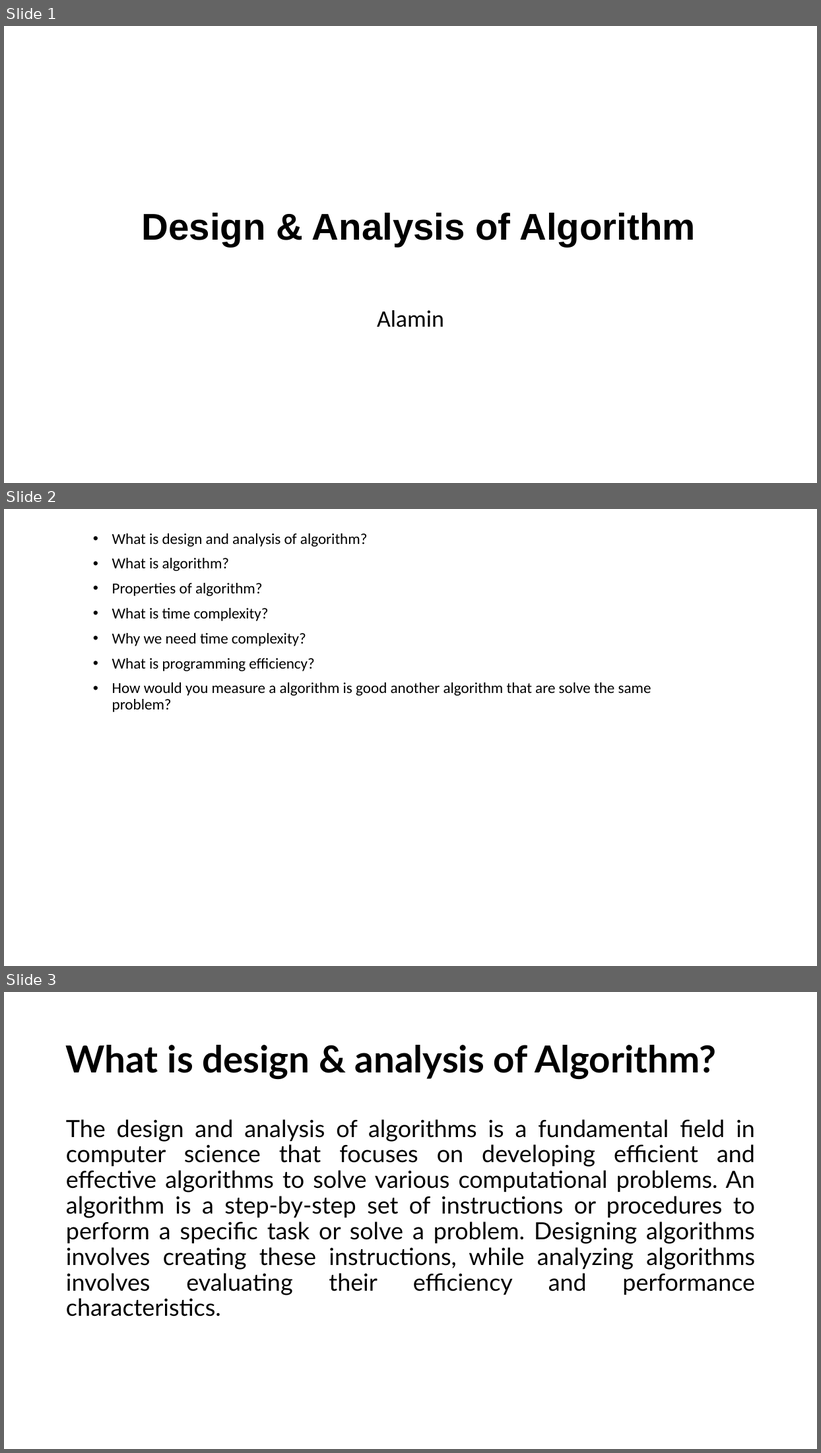
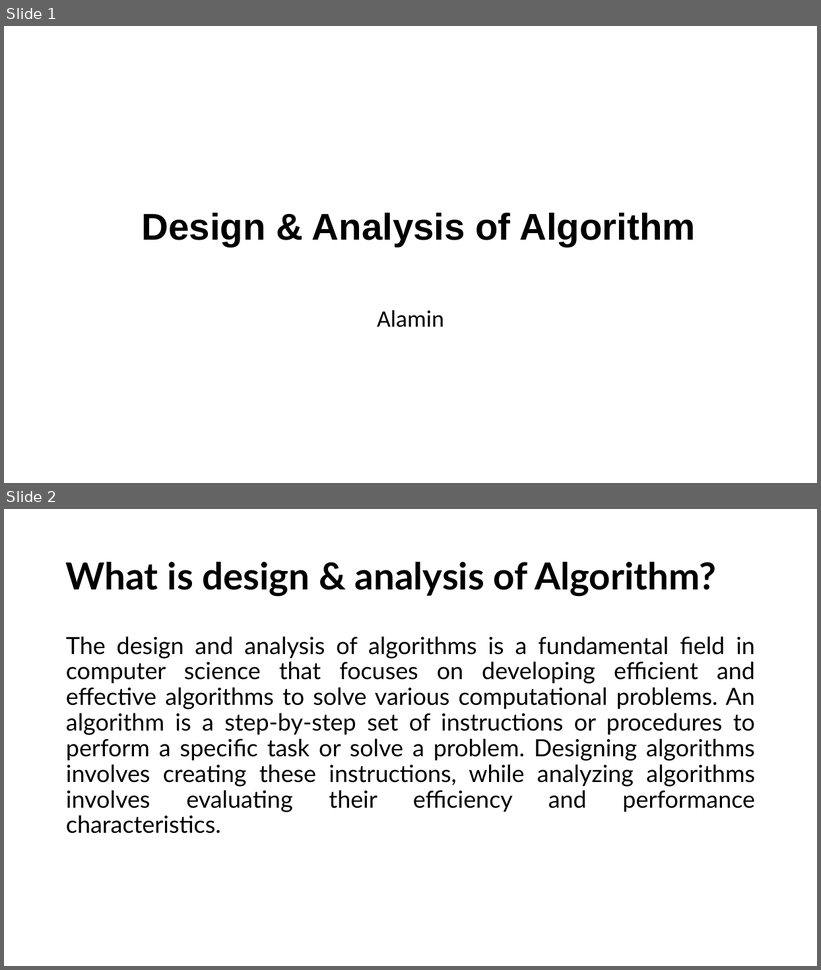
Before and after one commit to alaminbhuyan/DSA-In-Python, a slide deck: Design & Analysis Of Algorithm PDF/DAA.pptx. Shown one above the other, each under a label of ours: slides 1, 2 and 3 before the commit, slides 1 and 2 after it. The pictures are 821x1453 and 821x970 pixels, drawn with LibreOffice and Linux fonts; fonts in the diff are those of the drawing. Boxes give left, top, right and bottom in pixels: in the first picture for what was removed or moved away, otherwise in the second. Text is boxed around its words. In the diff, an @@ line names an element or a change of style, - is before the commit and + after.

```diff
--- a/Design & Analysis Of Algorithm PDF/DAA.pptx
+++ b/Design & Analysis Of Algorithm PDF/DAA.pptx
@@ slide 2 removed at (x1=4, y1=509, x2=817, y2=966), background #FFFFFF @@
@@ subtitle removed at (x1=112, y1=533, x2=651, y2=712) @@
-• What is design and analysis of algorithm?
-• What is algorithm?
-• Properties of algorithm?
-• What is time complexity?
-• Why we need time complexity?
-• What is programming efficiency?
-• How would you measure a algorithm is good another algorithm that are solve the same problem?
@@ what was slide 3 is now slide 2 @@
```
Also in this commit, not shown: 2 slides changed, 10 slides added.
